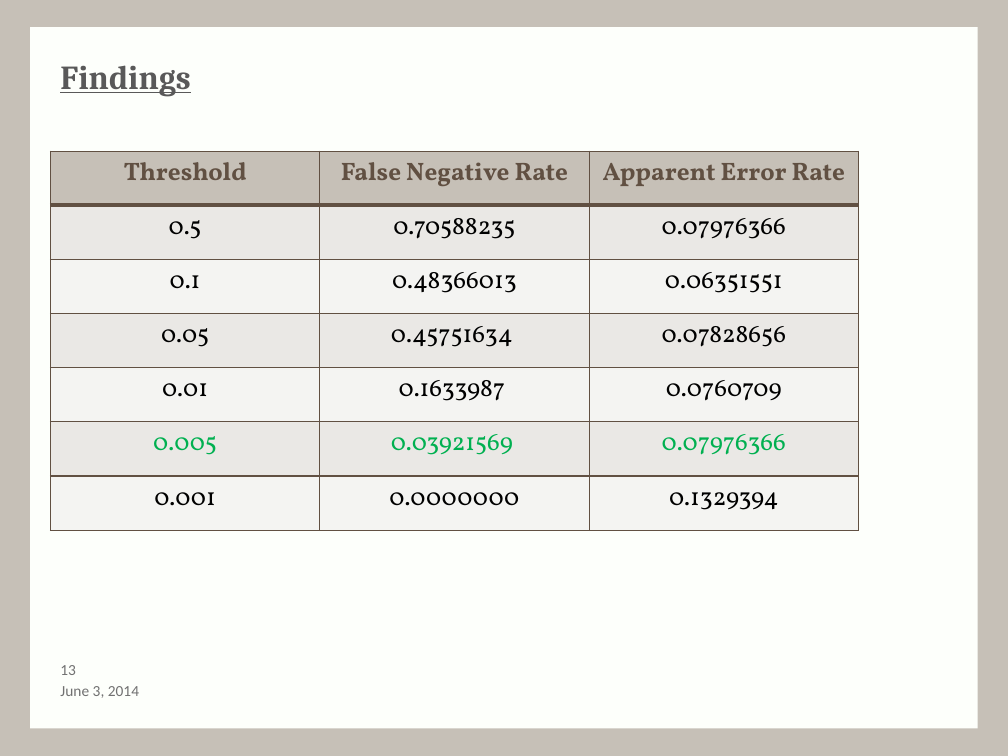
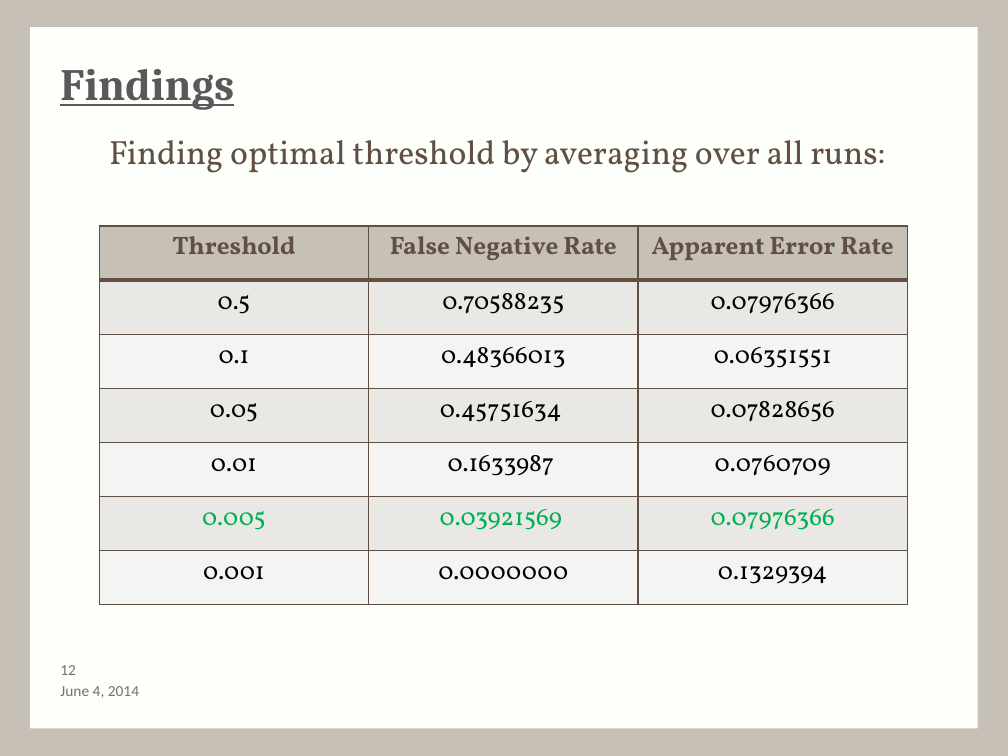
Before and after one commit to MartinGuyer/Project3ML, a slide deck: slide 13 of Presentation/presentation-draft.pptx (slide 14 before the commit). Drawn at 1008x756 pixels with LibreOffice and Linux fonts; fonts in the diff are those of the drawing; background and template pictures are left out. Boxes give left, top, right and bottom in pixels: in the first picture for what was removed or moved away, otherwise in the second. Text is boxed around its words. In the diff, an @@ line names an element or a change of style, - is before the commit and + after.

```diff
--- a/Presentation/presentation-draft.pptx
+++ b/Presentation/presentation-draft.pptx
@@ title "Findings" at bbox=[60, 69, 234, 110]: size 24 to 32 pt @@
@@ text added at bbox=[109, 140, 885, 173], 24 pt, text #615042 @@
+Finding optimal threshold by averaging over all runs:
@@ table: place and size @@
-table at bbox=[50, 151, 858, 530]
+table at bbox=[99, 226, 906, 621]
@@ text at bbox=[60, 686, 139, 698]: text changed @@
-June 3, 2014
+June 4, 2014
@@ page number at bbox=[60, 665, 76, 675]: text changed @@
-13
+12
```
Also in this commit, not shown: 17 other slides changed.
